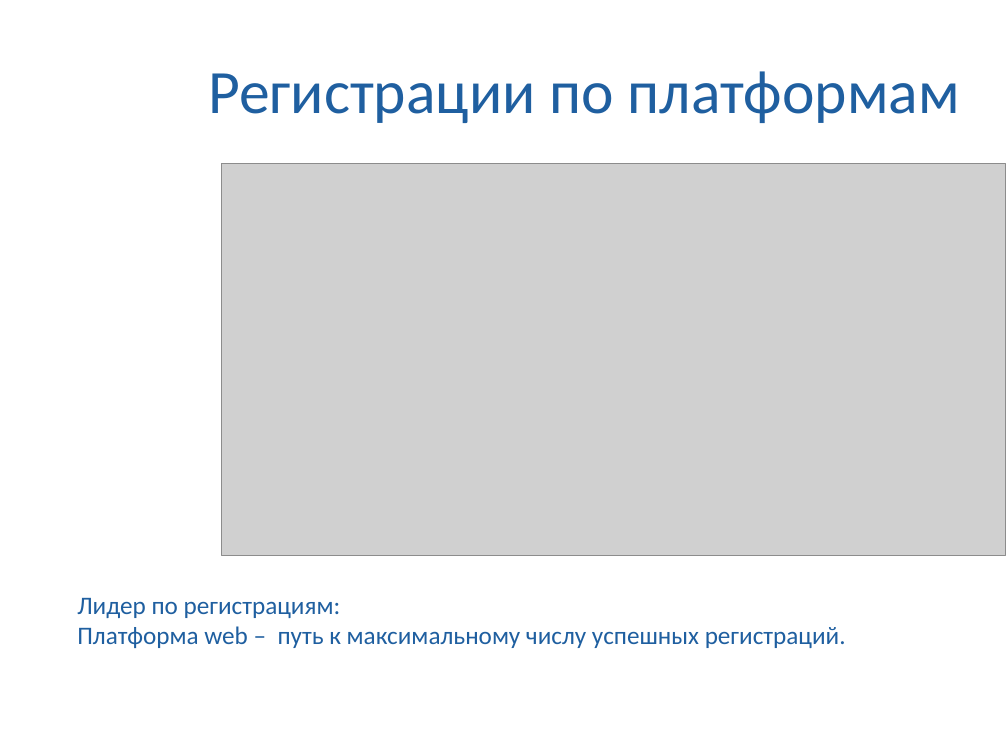
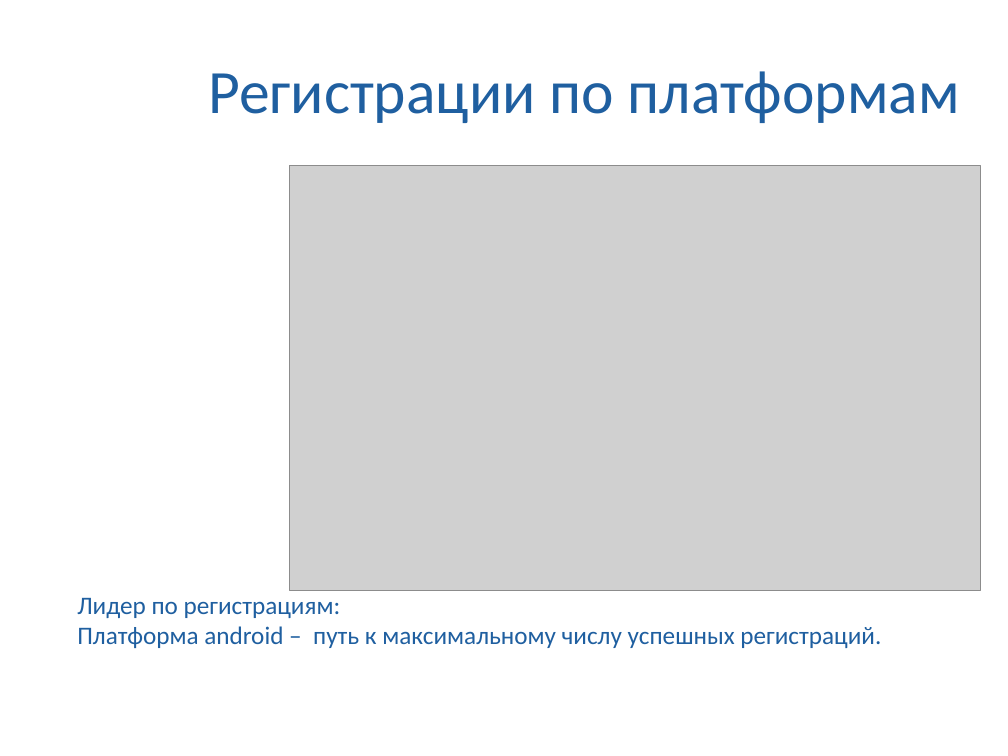
Before and after one commit to MaximManuyko/data-analytics-project-100, a slide deck: slide 6 of presentation.pptx. Drawn at 1008x756 pixels with LibreOffice and Linux fonts; fonts in the diff are those of the drawing; grey boxes stand for pictures; background and template pictures are left out. Boxes give left, top, right and bottom in pixels: in the first picture for what was removed or moved away, otherwise in the second. Text is boxed around its words. In the diff, an @@ line names an element or a change of style, - is before the commit and + after.

```diff
--- a/presentation.pptx
+++ b/presentation.pptx
@@ picture: place and size @@
-picture at [222,163,1005,555]
+picture at [289,165,980,590]
@@ text at [77,626,881,648]: text changed @@
-Платформа web – путь к максимальному числу успешных регистраций.
+Платформа android – путь к максимальному числу успешных регистраций.
```
Also in this commit, not shown: 5 other slides changed, 5 other files.
